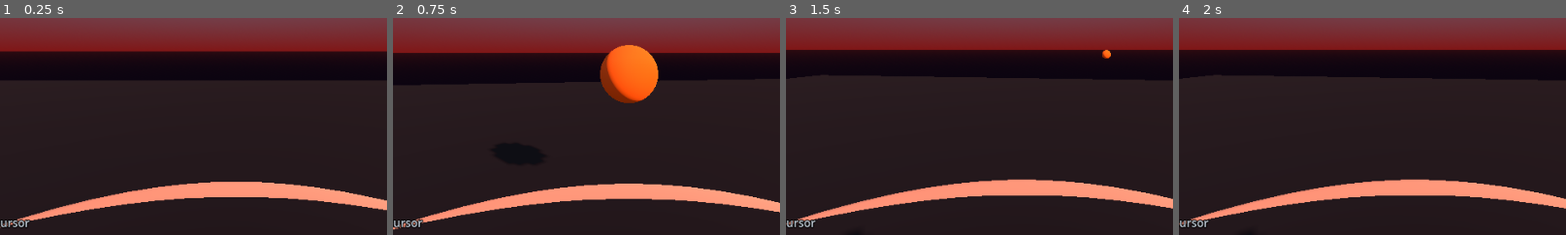
Above: before the commit, frames 1-4 (left to right).
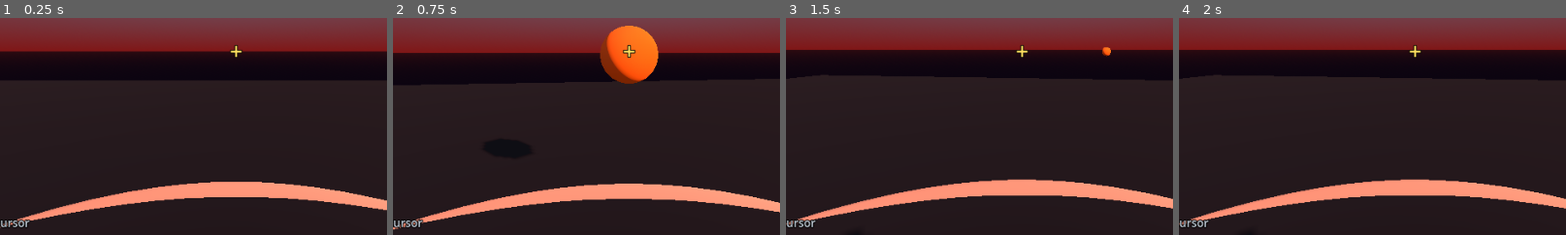
Above: after the commit, the same moments.

Repository: kamwoh/yume
Game: Godot game, scene res://scenes/doomarena3d.tscn
The game is run twice, just before and just after one commit, with the same random seed, the same clock (stepped at 60 frames per second) and the same inputs. This scene is started directly instead of the project's main scene.
Inputs (mouse positions are % of the whole screen's width and height, from its top left):
- Up to frame 1 (0.25 s): no input
- Up to frame 2 (0.75 s): tap Enter (ui_accept) at 0.5 s; move the mouse to (55, 50) at 0.52 s; hold I (fire_north) from 0.53 s (still down); tap Space (spark) at 0.6 s; click (55, 50) at 0.67 s
- Up to frame 3 (1.5 s): keep holding I (fire_north); tap Enter (ui_accept) at 0.77 s; move the mouse to (45, 50) at 1.27 s; tap R at 1.35 s
- Up to frame 4 (2 s): keep holding I (fire_north); tap Enter (ui_accept) at 1.52 s
The pictures show only the part of the screen within x 20-69%, y 42-92%; the shares and areas given below are measured in that part.

The runs differ from the first frame. In frame 1, less than 0.1% of the frame differs, in the area x 59-63%, y 12-19%; in frame 2, 3.4%, in the area x 53-69%, y 3-40%; in frame 3, 0.2%; in frame 4, less than 0.1%.

Commit message:
HUD: center anchor + crosshair element + doomarena3d uses them
User playtest: "where is the crosshair? why bullet not from middle?"

Engine (game_shell.gd):
- Add "center" anchor in _build_panel — generic, useful for any FPS
  reticle / target indicator / centered status overlay
- Add "crosshair" element type — Label with configurable glyph + size
  + color, centered alignment

JSON (doomarena3d):
- hud.json adds a center panel with a yellow "+" crosshair
- world_rules.json bullet spawn Y: 1.4 → 1.6 (matches scene.json's
  camera.eye_height = 1.6 — bullets now appear from where the camera
  actually is)

188/188 unit tests pass. 5/5 scenario tests pass (bullet still
travels to z=-9.4 as expected). Visual capture confirms crosshair
renders.

Co-Authored-By: Claude Opus 4.7 (1M context) <noreply@anthropic.com>

Diff:
--- a/archetypes/core/templates/godot/data/demo_doomarena3d/hud.json
+++ b/archetypes/core/templates/godot/data/demo_doomarena3d/hud.json
@@ -15,6 +15,13 @@
         {"type": "spacer", "height": 6},
         {"type": "label", "binds": "clock.elapsed", "format": "⏱️ {} / 90s", "size": 18}
       ]
+    },
+    {
+      "_": "Centered crosshair — points at where bullets actually go.",
+      "anchor": "center",
+      "elements": [
+        {"type": "crosshair", "glyph": "+", "size": 28, "color": "#ffe060"}
+      ]
     }
   ],
 
--- a/archetypes/core/templates/godot/data/demo_doomarena3d/world_rules.json
+++ b/archetypes/core/templates/godot/data/demo_doomarena3d/world_rules.json
@@ -89,7 +89,7 @@
         {"type": "spawn", "template": "bullet",
          "position": [
            "self.state.position.x - sin(self.state.facing) * cos(self.state.pitch) * 0.6",
-           "1.4 - sin(self.state.pitch) * 0.6",
+           "1.6 - sin(self.state.pitch) * 0.6",
            "self.state.position.z - cos(self.state.facing) * cos(self.state.pitch) * 0.6"
          ],
          "overrides": {"state": {"velocity": [
--- a/archetypes/core/templates/godot/scripts/engine/game_shell.gd
+++ b/archetypes/core/templates/godot/scripts/engine/game_shell.gd
@@ -593,6 +593,16 @@
 			vbox.offset_top = -240
 			vbox.offset_right = 380
 			vbox.offset_bottom = -20
+		"center":
+			# Centered overlay — for crosshairs, target reticles, etc.
+			# VBox sits in the middle of the screen; child elements stack
+			# but typical use is a single element (one crosshair).
+			vbox.set_anchors_preset(Control.PRESET_CENTER)
+			vbox.offset_left = -32
+			vbox.offset_top = -32
+			vbox.offset_right = 32
+			vbox.offset_bottom = 32
+			vbox.alignment = BoxContainer.ALIGNMENT_CENTER
 	root.add_child(vbox)
 
 	for elem_cfg in panel_cfg.get("elements", []):
@@ -619,6 +629,18 @@
 			var sp := Control.new()
 			sp.custom_minimum_size = Vector2(1, int(cfg.get("height", 8)))
 			parent.add_child(sp)
+		"crosshair":
+			# Simple text-based crosshair — uses a Label with a glyph.
+			# Cheap, theme-able, no extra draw code. For richer reticles,
+			# extend later with a Control + custom _draw.
+			var ch := Label.new()
+			ch.text = str(cfg.get("glyph", "+"))
+			_apply_label_style(ch,
+				int(cfg.get("size", 28)),
+				_color(cfg.get("color", "#ffffff")))
+			ch.horizontal_alignment = HORIZONTAL_ALIGNMENT_CENTER
+			ch.vertical_alignment = VERTICAL_ALIGNMENT_CENTER
+			parent.add_child(ch)
 
 
 func _apply_label_style(lbl: Label, font_size: int, color: Color) -> void:
